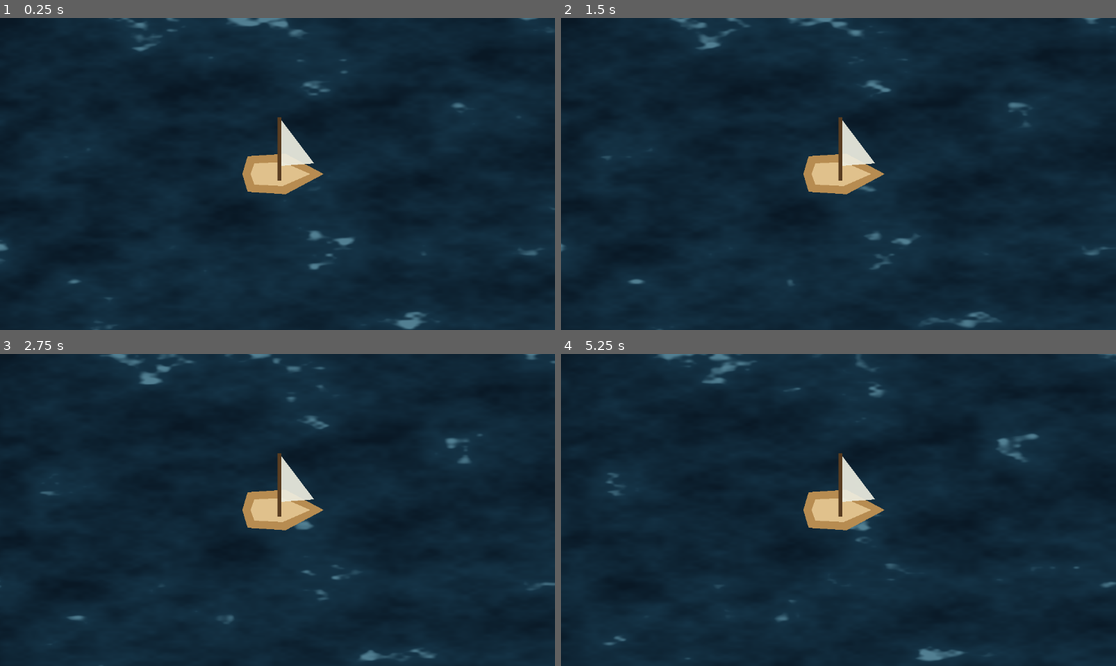
Above: before the commit, frames 1-4 (two rows, left to right).
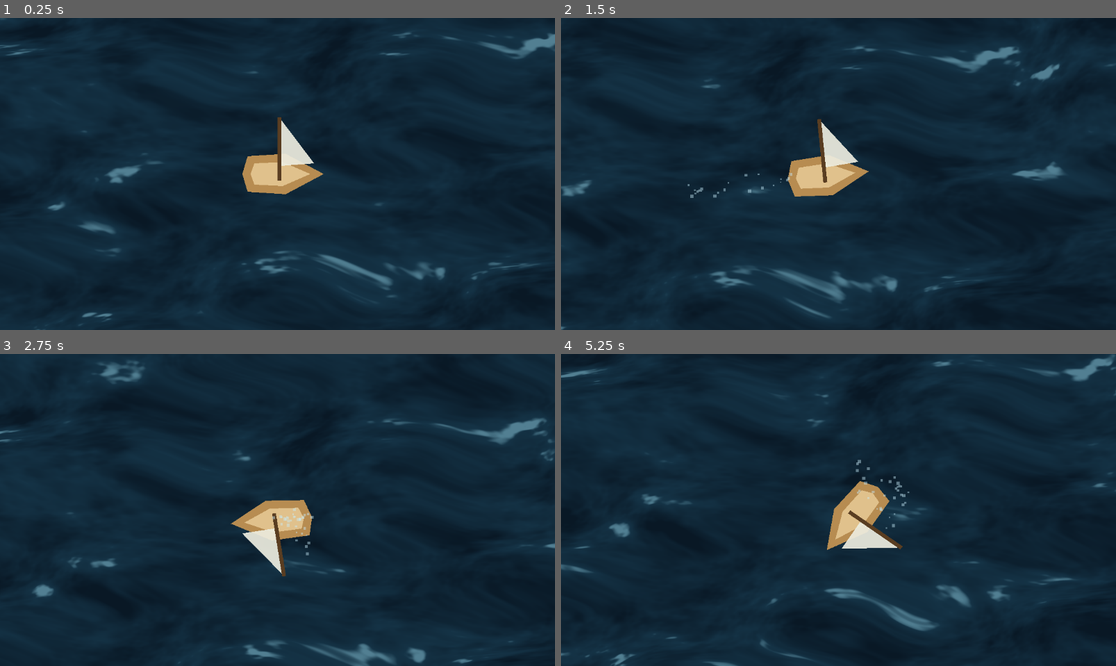
Above: after the commit, the same moments.

Repository: shiblinggames/smallfishescollector
Game: Godot game, scene res://scenes/Sea.tscn
The game is run twice, just before and just after one commit, with the same random seed, the same clock (stepped at 60 frames per second) and the same inputs.
Inputs (mouse positions are in pixels of both pictures, inside the frame that each line leads up to):
- Up to frame 1 (0.25 s): no input
- Up to frame 2 (1.5 s): tap Enter at 0.5 s; move the mouse to (960, 158) at 0.52 s; click (960, 158) at 0.67 s; drag from (727, 189) to (810, 236) at 1.27 s
- Up to frame 3 (2.75 s): move the mouse to (333, 441) at 2.02 s; click (333, 441) at 2.17 s
- Up to frame 4 (5.25 s): drag from (810, 572) to (672, 463) at 2.77 s; move the mouse to (1005, 556) at 3.52 s; click (1005, 556) at 3.67 s; drag from (672, 463) to (755, 432) at 4.27 s; move the mouse to (866, 510) at 5.02 s; click (866, 510) at 5.17 s

The runs differ from the first frame. In frame 1, 5.2% of the frame differs, in the area x 0-100%, y 0-100%; in frame 2, 7.1%; in frame 3, 6.6%; in frame 4, 7.7%.

Commit message:
The Sea: the water stops showing its grid, and the boat moves
Two bugs, both mine, verified by rendering frames and by sailing the boat
in a harness rather than by reading the source.

THE BOAT WOULD NOT MOVE. The water is a ColorRect, a ColorRect is a
Control, and a Control defaults to mouse_filter STOP. A full-screen one
therefore swallowed every click before it could reach _unhandled_input:
the sea itself was eating the taps meant for it. mouse_filter = IGNORE.
Harness now sails it 610px on command, so input demonstrably lands.

THE SQUARES were value noise showing its lattice, three causes at once.
Every octave sampled the same axis-aligned grid, so their lattices lined up
and reinforced instead of hiding each other; each is turned to its own
angle now. The cubic smoothstep fade leaves the second derivative
discontinuous at cell edges, which the eye reads as a grid, so it is
quintic, the same reason Perlin moved to it. And the hash was a single
sin(dot()), which correlates along diagonals. On top of that the whole
field is domain-warped by one slow coarse sample, which costs a single
extra read and does more than the other three together.

Also cut the turn-lean from 0.22 to 0.08. Skew shears, and shearing a stack
of polygons slides them against each other, so the deck visibly detached
from the hull and read as broken art rather than as a boat leaning.

Co-Authored-By: Claude Opus 5 <noreply@anthropic.com>

Diff:
--- a/godot/sea/scenes/Sea.tscn
+++ b/godot/sea/scenes/Sea.tscn
@@ -20,6 +20,7 @@
 
 [node name="Water" type="ColorRect" parent="Background"]
 material = SubResource("ShaderMaterial_water")
+mouse_filter = 2
 anchors_preset = 15
 anchor_right = 1.0
 anchor_bottom = 1.0
--- a/godot/sea/scripts/boat.gd
+++ b/godot/sea/scripts/boat.gd
@@ -65,7 +65,7 @@
 
 	# Lean into the turn. Small: it is a boat, not a motorbike.
 	var turn_delta := angle_difference(rotation, velocity.angle()) if velocity.length() > 12.0 else 0.0
-	skew = lerp(skew, clamp(-turn_delta * 0.35, -0.22, 0.22), clamp(6.0 * delta, 0.0, 1.0))
+	skew = lerp(skew, clamp(-turn_delta * 0.16, -0.08, 0.08), clamp(6.0 * delta, 0.0, 1.0))
 
 	if dist <= arrive_radius and velocity.length() < 24.0:
 		arrived.emit(global_position)
--- a/godot/sea/shaders/water.gdshader
+++ b/godot/sea/shaders/water.gdshader
@@ -19,20 +19,31 @@
 uniform vec4 crest_color : source_color = vec4(0.55, 0.78, 0.85, 1.0);
 
 float hash(vec2 p) {
-	return fract(sin(dot(p, vec2(127.1, 311.7))) * 43758.5453);
+	// Two mixes rather than one sin(dot()). A single sin hash correlates along
+	// diagonals, which is one of the ways the lattice shows itself.
+	vec3 p3 = fract(vec3(p.xyx) * vec3(0.1031, 0.1030, 0.0973));
+	p3 += dot(p3, p3.yzx + 33.33);
+	return fract((p3.x + p3.y) * p3.z);
 }
 
-// Value noise with a smoothstep fade — cheaper than gradient noise and, at
-// this scale under three octaves, indistinguishable.
 float noise(vec2 p) {
 	vec2 i = floor(p);
 	vec2 f = fract(p);
-	f = f * f * (3.0 - 2.0 * f);
+	// QUINTIC fade, not cubic. A cubic smoothstep leaves the second derivative
+	// discontinuous at cell edges and the eye reads that as a grid. This is the
+	// same reason Perlin moved to quintic.
+	vec2 u = f * f * f * (f * (f * 6.0 - 15.0) + 10.0);
 	float a = hash(i);
 	float b = hash(i + vec2(1.0, 0.0));
 	float c = hash(i + vec2(0.0, 1.0));
 	float d = hash(i + vec2(1.0, 1.0));
-	return mix(mix(a, b, f.x), mix(c, d, f.x), f.y);
+	return mix(mix(a, b, u.x), mix(c, d, u.x), u.y);
+}
+
+mat2 rot(float a) {
+	float c = cos(a);
+	float s = sin(a);
+	return mat2(vec2(c, -s), vec2(s, c));
 }
 
 void fragment() {
@@ -46,10 +57,19 @@
 
 	// Four octaves, each smaller and faster, all drifting the same general way
 	// so the whole surface has a direction rather than boiling in place.
-	float swell = noise(w * 1.00 + vec2(t * 0.050, t * 0.020));
-	float chop  = noise(w * 2.30 + vec2(-t * 0.110, t * 0.050));
-	float fine  = noise(w * 5.10 + vec2(t * 0.190, -t * 0.080));
-	float tiny  = noise(w * 11.0 + vec2(-t * 0.300, t * 0.140));
+	// DOMAIN WARP. Bend the sample space with one slow coarse noise before the
+	// detail octaves read it. Costs a single extra sample and is the biggest
+	// single reason the result stops looking procedural.
+	float warp = noise(w * 0.6 + vec2(t * 0.02, -t * 0.015));
+	w += vec2(warp - 0.5) * 1.6;
+
+	// Each octave TURNED to a different angle. Sampling them all on the same
+	// axis-aligned grid let their lattices line up and reinforce each other,
+	// which is what put visible squares marching across the sea.
+	float swell = noise(rot(0.00) * w * 1.00 + vec2(t * 0.050, t * 0.020));
+	float chop  = noise(rot(0.87) * w * 2.30 + vec2(-t * 0.110, t * 0.050));
+	float fine  = noise(rot(1.94) * w * 5.10 + vec2(t * 0.190, -t * 0.080));
+	float tiny  = noise(rot(2.71) * w * 11.0 + vec2(-t * 0.300, t * 0.140));
 
 	float h = swell * 0.45 + chop * 0.28 + fine * 0.18 + tiny * 0.09;
 
